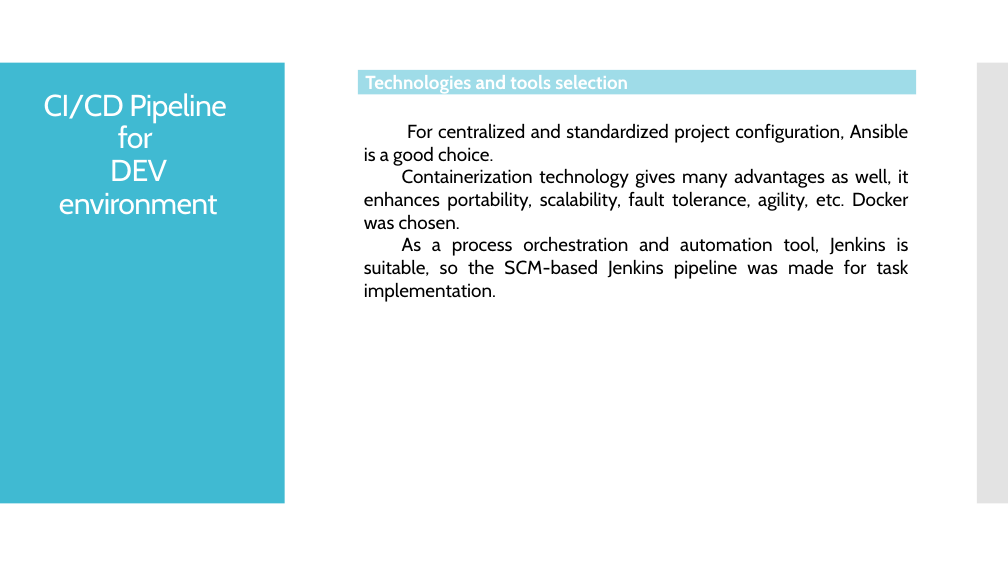
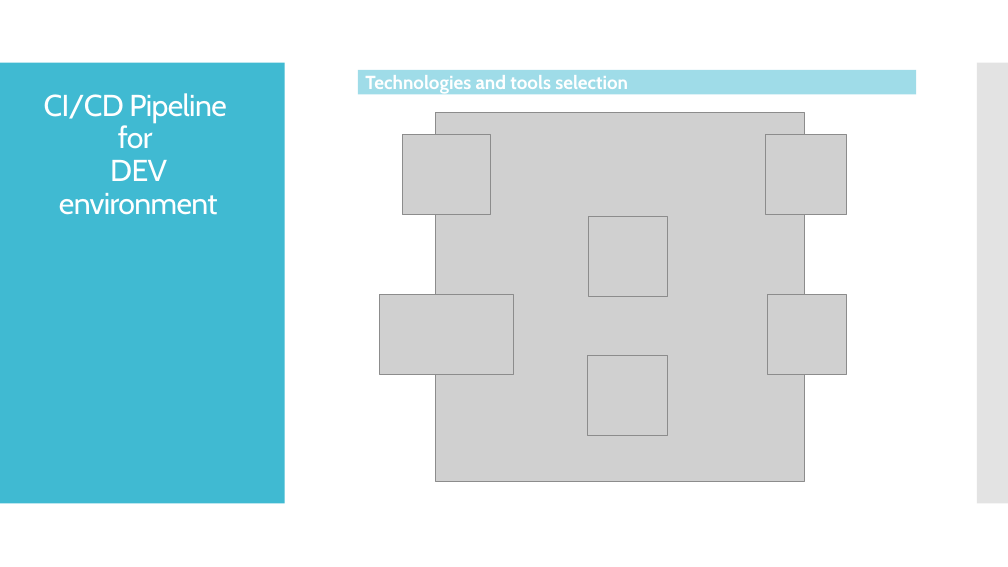
Before and after one commit to mkutsybala/EPAM-Project-v3, a slide deck: slide 6 of FinalProject_MykhailoKutsybala.pptx. Drawn at 1008x567 pixels with LibreOffice and Linux fonts; fonts in the diff are those of the drawing; grey boxes stand for pictures. Boxes give left, top, right and bottom in pixels: in the first picture for what was removed or moved away, otherwise in the second. Text is boxed around its words. In the diff, an @@ line names an element or a change of style, - is before the commit and + after.

```diff
--- a/FinalProject_MykhailoKutsybala.pptx
+++ b/FinalProject_MykhailoKutsybala.pptx
@@ picture added at [435, 112, 805, 482] @@
@@ text removed at [364, 123, 909, 302] @@
-For centralized and standardized project configuration, Ansible is a good choice.
-Containerization technology gives many advantages as well, it enhances portability, scalability, fault tolerance, agility, etc. Docker was chosen.
-As a process orchestration and automation tool, Jenkins is suitable, so the SCM-based Jenkins pipeline was made for task implementation.
@@ picture added at [402, 135, 491, 215] @@
@@ picture added at [765, 135, 847, 215] @@
@@ picture added at [588, 217, 668, 297] @@
@@ picture added at [380, 295, 513, 375] @@
@@ picture added at [767, 295, 846, 374] @@
@@ picture added at [588, 355, 668, 436] @@
```
Also in this commit, not shown: 4 other slides changed, 1 slide added, 1 slide removed.
